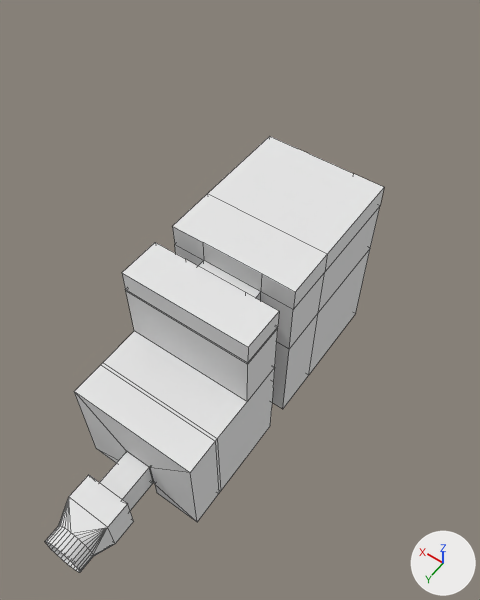
What one commit did to the Blender file Assets/Models/techniques/linerlevel.blend.
Before and after are seen from a camera (50 mm lens) standing at (-10.8, 11.4, 29.5) and looking at (-0.4, -3.1, 6.7). The lights are fixed; the arrows at lower right show +X, +Y and +Z. Mesh edges are drawn as thin lines.
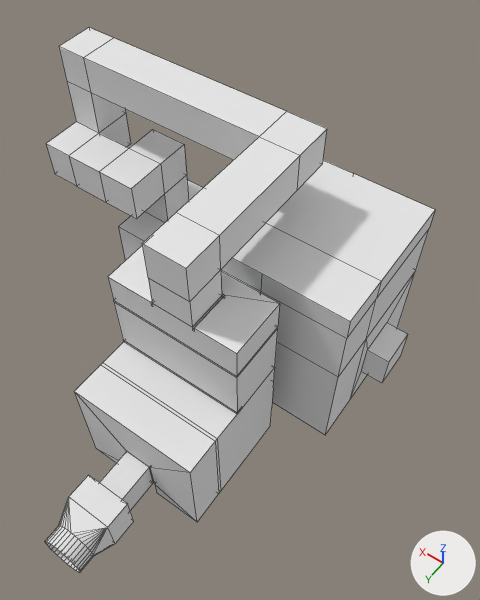
What differs and where, as boxes [x1, y1, x2, y2] in the pictures (480 x 600 px):
```json
{"object": "Cube", "change": "reshaped", "before": [45, 136, 384, 573], "after": [45, 28, 435, 573], "on screen": "15% wider, 25% taller"}
{"part": 1, "of": "me_cube", "change": "built on", "before": [117, 136, 384, 417], "after": [46, 28, 435, 435]}
```

Scene script edits in JSON lines:
```json
{"block": "me_cube", "where": "# used by ob_cube; location = (0.0, 0.0, 0.0)"}
{"op": "remove", "block": "me_cube", "code": "me_cube.from_pydata(...)  # 324 vertices, 309 faces; spans x -3.1..3.0, y -10.3..8.8, z 0.0..9.3"}
{"op": "add", "block": "me_cube", "code": "me_cube.from_pydata(...)  # 426 vertices, 407 faces; spans x -6.7..11.6, y -10.3..8.8, z 0.0..13.1"}
{"block": "me_cube", "change": "me_cube part 1"}
{"block": "me_cube", "change": "4 vertices are removed from x -0.9..0.8, y -1.3, z 3.7..4.2"}
{"block": "me_cube", "change": "13 faces are deleted"}
{"block": "me_cube", "change": "12 vertices in x -3.1, y -10.3..-3.0, z 0.0..9.3 move by (-2.5, 0.0, 0.0)"}
{"block": "me_cube", "change": "6 vertices in x -3.1..3.0, y 0.2, z 5.4..8.3 move by (0.0, 0.7, 0.0)"}
{"block": "me_cube", "change": "4 vertices in x -3.1..3.0, y -1.8, z 9.3 move by (0.0, 0.0, 0.5)"}
{"block": "me_cube", "change": "2 vertices move from x -3.1..3.0, y 0.2, z 9.3 to x -3.1..3.0, y 0.9, z 9.8"}
{"block": "me_cube", "change": "74 vertices are added at x -6.7..11.6, y -9.2..0.9, z 0.7..13.1"}
{"block": "me_cube", "change": "26 new vertices lie (0.0, 1.9, 0.0) away from vertices in x -6.7..11.6, y -7.9..-1.0, z 1.8..13.1"}
{"block": "me_cube", "change": "6 new vertices lie (1.9, 0.0, 0.0) away from vertices in x 6.2, y -9.2..-4.4, z 0.7..5.0"}
{"block": "me_cube", "change": "111 new faces join them"}
```
